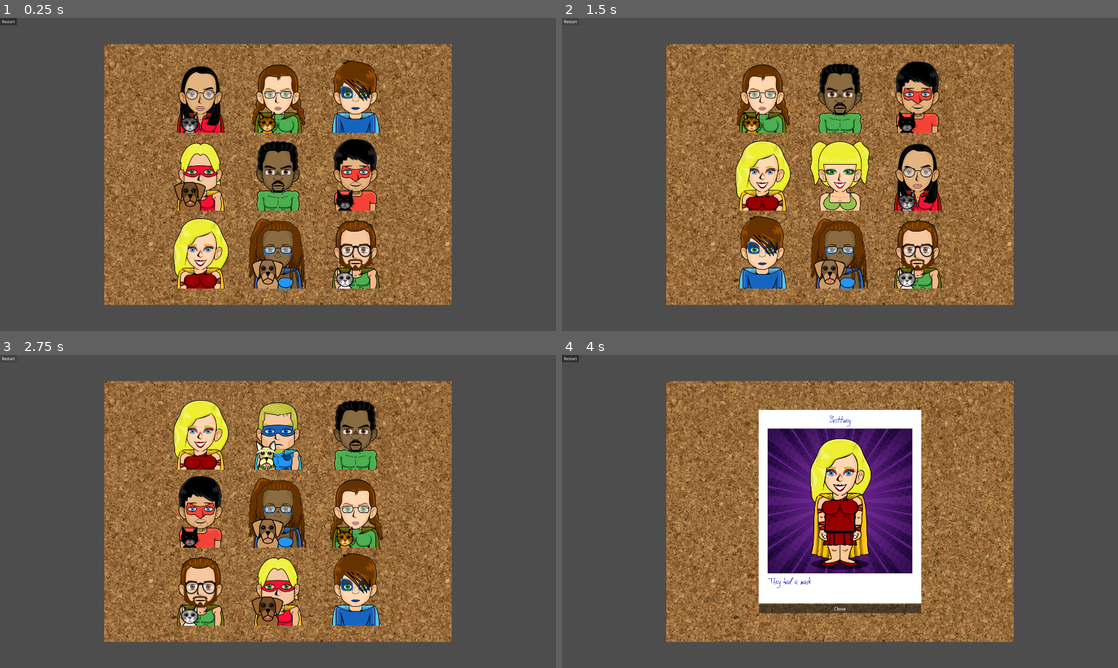
Above: before the commit, frames 1-4 (two rows, left to right).
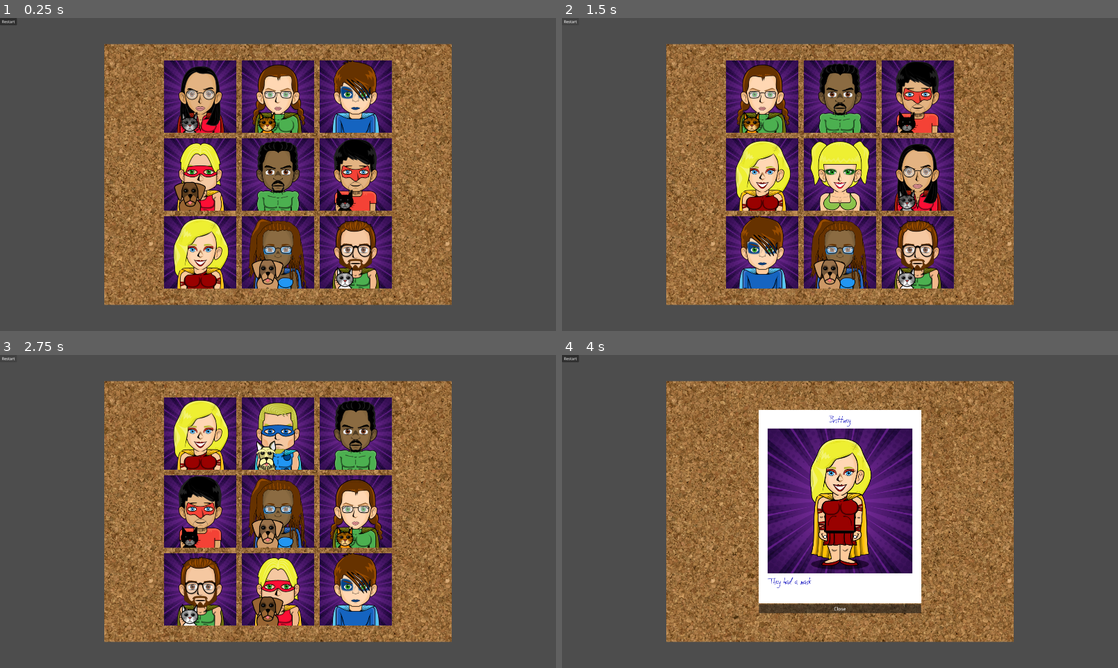
Above: after the commit, the same moments.

Repository: grapejamgames/a_hero_stole_my_wallet
Game: Godot game, scene res://main.tscn
Two runs of this game, one before a commit and one after it. Both use one fixed random seed, a clock stepped at 60 frames per second and the inputs below.
Inputs (mouse positions are in pixels of both pictures, inside the frame that each line leads up to):
- Up to frame 1 (0.25 s): no input
- Up to frame 2 (1.5 s): click "Restart" at 0.5 s; click "Restart" at 1.25 s
- Up to frame 3 (2.75 s): click "Restart" at 2 s
- Up to frame 4 (4 s): tap Enter at 2.75 s; move the mouse to (762, 433) at 2.77 s; click (762, 433) at 2.92 s; tap Space at 3.5 s; move the mouse to (728, 527) at 3.52 s; click (728, 527) at 3.67 s

The runs differ from the first frame. In frame 1, 13% of the frame differs, in the area x 29-71%, y 13-87%; in frame 2, 12%; in frame 3, 13%; in frame 4, nothing differs.

Commit message:
Updated hero headshot art and rescourdes

Diff:
--- a/a_hero_stole_my_wallet/UI/HeroDescriptions/angela_description.tres
+++ b/a_hero_stole_my_wallet/UI/HeroDescriptions/angela_description.tres
@@ -1,14 +1,14 @@
-[gd_resource type="Resource" script_class="HeroDescription" load_steps=4 format=3 uid="uid://o475gnjw7x5h"]
+[gd_resource type="Resource" script_class="HeroDescription" format=3 uid="uid://o475gnjw7x5h"]
 
-[ext_resource type="Texture2D" uid="uid://dt8mbd5n5h3im" path="res://Art/angela_thumbnail.png" id="1_nnrlf"]
-[ext_resource type="Script" uid="uid://lmu125hxdee" path="res://Scripts/hero_descriptors_resource.gd" id="1_y6bv7"]
-[ext_resource type="Texture2D" uid="uid://b8fdcjr4jwuji" path="res://Art/angela.jpg" id="2_5pwjm"]
+[ext_resource type="Texture2D" uid="uid://b3kw78mn6e3xx" path="res://UI/Art/angela_headshot.jpg" id="1_7mx0o"]
+[ext_resource type="Script" uid="uid://lmu125hxdee" path="res://UI/Scripts/hero_descriptors_resource.gd" id="1_y6bv7"]
+[ext_resource type="Texture2D" uid="uid://b8fdcjr4jwuji" path="res://UI/Art/angela.jpg" id="2_5pwjm"]
 
 [resource]
 script = ExtResource("1_y6bv7")
 name = "Angela"
 picture = ExtResource("2_5pwjm")
-headshot = ExtResource("1_nnrlf")
+headshot = ExtResource("1_7mx0o")
 eye_color = 1
 hair_color = 2
 makeup = true
--- a/a_hero_stole_my_wallet/UI/HeroDescriptions/bear_description.tres
+++ b/a_hero_stole_my_wallet/UI/HeroDescriptions/bear_description.tres
@@ -1,14 +1,14 @@
-[gd_resource type="Resource" script_class="HeroDescription" load_steps=4 format=3 uid="uid://c2mulx2tsjpuw"]
+[gd_resource type="Resource" script_class="HeroDescription" format=3 uid="uid://c2mulx2tsjpuw"]
 
-[ext_resource type="Script" uid="uid://lmu125hxdee" path="res://Scripts/hero_descriptors_resource.gd" id="1_kgnmx"]
-[ext_resource type="Texture2D" uid="uid://b7eoc4xlnq6u2" path="res://Art/bear_thumbnail.png" id="1_vgnd8"]
-[ext_resource type="Texture2D" uid="uid://4iqnewjmoue0" path="res://Art/bear.jpg" id="2_4qidg"]
+[ext_resource type="Texture2D" uid="uid://cbsifi6231b2i" path="res://UI/Art/bear_headshot.jpg" id="1_j2u6i"]
+[ext_resource type="Script" uid="uid://lmu125hxdee" path="res://UI/Scripts/hero_descriptors_resource.gd" id="1_kgnmx"]
+[ext_resource type="Texture2D" uid="uid://4iqnewjmoue0" path="res://UI/Art/bear.jpg" id="2_4qidg"]
 
 [resource]
 script = ExtResource("1_kgnmx")
 name = "Bear"
 picture = ExtResource("2_4qidg")
-headshot = ExtResource("1_vgnd8")
+headshot = ExtResource("1_j2u6i")
 eye_color = 1
 hair_color = 2
 costume_color = 1
--- a/a_hero_stole_my_wallet/UI/HeroDescriptions/brittney_description.tres
+++ b/a_hero_stole_my_wallet/UI/HeroDescriptions/brittney_description.tres
@@ -1,14 +1,14 @@
-[gd_resource type="Resource" script_class="HeroDescription" load_steps=4 format=3 uid="uid://bs31333sgff6o"]
+[gd_resource type="Resource" script_class="HeroDescription" format=3 uid="uid://bs31333sgff6o"]
 
-[ext_resource type="Script" uid="uid://lmu125hxdee" path="res://Scripts/hero_descriptors_resource.gd" id="1_0tlsx"]
-[ext_resource type="Texture2D" uid="uid://db7ccphplprtg" path="res://Art/brittney_thumbnail.png" id="1_o30o4"]
-[ext_resource type="Texture2D" uid="uid://d0co6wdgsrtl7" path="res://Art/brittney.jpg" id="2_2rkqp"]
+[ext_resource type="Script" uid="uid://lmu125hxdee" path="res://UI/Scripts/hero_descriptors_resource.gd" id="1_0tlsx"]
+[ext_resource type="Texture2D" uid="uid://be30x0t4iiio1" path="res://UI/Art/brittney_headshot.jpg" id="1_hqju4"]
+[ext_resource type="Texture2D" uid="uid://d0co6wdgsrtl7" path="res://UI/Art/brittney.jpg" id="2_2rkqp"]
 
 [resource]
 script = ExtResource("1_0tlsx")
 name = "Brittney"
 picture = ExtResource("2_2rkqp")
-headshot = ExtResource("1_o30o4")
+headshot = ExtResource("1_hqju4")
 hair_color = 1
 costume_color = 2
 makeup = true
--- a/a_hero_stole_my_wallet/UI/HeroDescriptions/chad_description.tres
+++ b/a_hero_stole_my_wallet/UI/HeroDescriptions/chad_description.tres
@@ -1,14 +1,14 @@
-[gd_resource type="Resource" script_class="HeroDescription" load_steps=4 format=3 uid="uid://blrdyq7vwxuuy"]
+[gd_resource type="Resource" script_class="HeroDescription" format=3 uid="uid://blrdyq7vwxuuy"]
 
-[ext_resource type="Script" uid="uid://lmu125hxdee" path="res://Scripts/hero_descriptors_resource.gd" id="1_0c1vw"]
-[ext_resource type="Texture2D" uid="uid://bji7akmqmjndm" path="res://Art/chad_thumbnail.png" id="1_xl7ln"]
-[ext_resource type="Texture2D" uid="uid://cykvcotb2n8hn" path="res://Art/chad.jpg" id="2_5fjje"]
+[ext_resource type="Script" uid="uid://lmu125hxdee" path="res://UI/Scripts/hero_descriptors_resource.gd" id="1_0c1vw"]
+[ext_resource type="Texture2D" uid="uid://f4aljj8ntp2a" path="res://UI/Art/chad_headshot.jpg" id="1_ju8k0"]
+[ext_resource type="Texture2D" uid="uid://cykvcotb2n8hn" path="res://UI/Art/chad.jpg" id="2_5fjje"]
 
 [resource]
 script = ExtResource("1_0c1vw")
 name = "Chad"
 picture = ExtResource("2_5fjje")
-headshot = ExtResource("1_xl7ln")
+headshot = ExtResource("1_ju8k0")
 hair_color = 1
 facial_hair = true
 mask = true
--- a/a_hero_stole_my_wallet/UI/HeroDescriptions/claire_description.tres
+++ b/a_hero_stole_my_wallet/UI/HeroDescriptions/claire_description.tres
@@ -1,14 +1,14 @@
-[gd_resource type="Resource" script_class="HeroDescription" load_steps=4 format=3 uid="uid://dud8evuwao2or"]
+[gd_resource type="Resource" script_class="HeroDescription" format=3 uid="uid://dud8evuwao2or"]
 
-[ext_resource type="Texture2D" uid="uid://c78kcpnrt6esg" path="res://Art/claire_thumbnail.png" id="1_c8dnj"]
-[ext_resource type="Script" uid="uid://lmu125hxdee" path="res://Scripts/hero_descriptors_resource.gd" id="1_fqxsm"]
-[ext_resource type="Texture2D" uid="uid://3m8eidnamjh3" path="res://Art/claire.jpg" id="2_jgvss"]
+[ext_resource type="Script" uid="uid://lmu125hxdee" path="res://UI/Scripts/hero_descriptors_resource.gd" id="1_fqxsm"]
+[ext_resource type="Texture2D" uid="uid://cj8j43l0m25ho" path="res://UI/Art/clair_headshot.jpg" id="1_ywp5q"]
+[ext_resource type="Texture2D" uid="uid://3m8eidnamjh3" path="res://UI/Art/claire.jpg" id="2_jgvss"]
 
 [resource]
 script = ExtResource("1_fqxsm")
 name = "Claire"
 picture = ExtResource("2_jgvss")
-headshot = ExtResource("1_c8dnj")
+headshot = ExtResource("1_ywp5q")
 eye_color = 2
 hair_color = 2
 costume_color = 1
--- a/a_hero_stole_my_wallet/UI/HeroDescriptions/margot_description.tres
+++ b/a_hero_stole_my_wallet/UI/HeroDescriptions/margot_description.tres
@@ -1,14 +1,14 @@
-[gd_resource type="Resource" script_class="HeroDescription" load_steps=4 format=3 uid="uid://p7s5v6sc41i8"]
+[gd_resource type="Resource" script_class="HeroDescription" format=3 uid="uid://p7s5v6sc41i8"]
 
-[ext_resource type="Texture2D" uid="uid://b8w8kebvjlnij" path="res://Art/margot_thumbnail.png" id="1_jb87m"]
-[ext_resource type="Script" uid="uid://lmu125hxdee" path="res://Scripts/hero_descriptors_resource.gd" id="2_m4afj"]
-[ext_resource type="Texture2D" uid="uid://c5y1wioaie711" path="res://Art/margot.jpg" id="2_ug0d2"]
+[ext_resource type="Texture2D" uid="uid://5b1vwnuporwn" path="res://UI/Art/margot_headshot.jpg" id="1_nl7xp"]
+[ext_resource type="Script" uid="uid://lmu125hxdee" path="res://UI/Scripts/hero_descriptors_resource.gd" id="2_m4afj"]
+[ext_resource type="Texture2D" uid="uid://c5y1wioaie711" path="res://UI/Art/margot.jpg" id="2_ug0d2"]
 
 [resource]
 script = ExtResource("2_m4afj")
 name = "Margot"
 picture = ExtResource("2_ug0d2")
-headshot = ExtResource("1_jb87m")
+headshot = ExtResource("1_nl7xp")
 mask = true
 pet = 2
 metadata/_custom_type_script = "uid://lmu125hxdee"
--- a/a_hero_stole_my_wallet/UI/HeroDescriptions/owen_description.tres
+++ b/a_hero_stole_my_wallet/UI/HeroDescriptions/owen_description.tres
@@ -1,14 +1,14 @@
-[gd_resource type="Resource" script_class="HeroDescription" load_steps=4 format=3 uid="uid://b28mh2waa3e2s"]
+[gd_resource type="Resource" script_class="HeroDescription" format=3 uid="uid://b28mh2waa3e2s"]
 
-[ext_resource type="Texture2D" uid="uid://bipa2gqggrh" path="res://Art/owen_thumbnail.png" id="1_7te01"]
-[ext_resource type="Script" uid="uid://lmu125hxdee" path="res://Scripts/hero_descriptors_resource.gd" id="1_vbgxn"]
-[ext_resource type="Texture2D" uid="uid://70obrvlcd7cf" path="res://Art/owen.jpg" id="2_mluyx"]
+[ext_resource type="Texture2D" uid="uid://b33i2bf3xpy5l" path="res://UI/Art/owen_headshot.jpg" id="1_aoxf7"]
+[ext_resource type="Script" uid="uid://lmu125hxdee" path="res://UI/Scripts/hero_descriptors_resource.gd" id="1_vbgxn"]
+[ext_resource type="Texture2D" uid="uid://70obrvlcd7cf" path="res://UI/Art/owen.jpg" id="2_mluyx"]
 
 [resource]
 script = ExtResource("1_vbgxn")
 name = "Owen"
 picture = ExtResource("2_mluyx")
-headshot = ExtResource("1_7te01")
+headshot = ExtResource("1_aoxf7")
 eye_color = 2
 hair_color = 1
 costume_color = 2
--- a/a_hero_stole_my_wallet/UI/HeroDescriptions/phillip_description.tres
+++ b/a_hero_stole_my_wallet/UI/HeroDescriptions/phillip_description.tres
@@ -1,14 +1,14 @@
-[gd_resource type="Resource" script_class="HeroDescription" load_steps=4 format=3 uid="uid://ct45urkxa8vkx"]
+[gd_resource type="Resource" script_class="HeroDescription" format=3 uid="uid://ct45urkxa8vkx"]
 
-[ext_resource type="Texture2D" uid="uid://doh23ydetkxni" path="res://Art/philip_thumbnail.png" id="1_olrdq"]
-[ext_resource type="Script" uid="uid://lmu125hxdee" path="res://Scripts/hero_descriptors_resource.gd" id="1_srkio"]
-[ext_resource type="Texture2D" uid="uid://c85jh75bn81y0" path="res://Art/philip.jpg" id="2_feepe"]
+[ext_resource type="Texture2D" uid="uid://cco7opeon2m5v" path="res://UI/Art/philip_headshot.jpg" id="1_riu7m"]
+[ext_resource type="Script" uid="uid://lmu125hxdee" path="res://UI/Scripts/hero_descriptors_resource.gd" id="1_srkio"]
+[ext_resource type="Texture2D" uid="uid://c85jh75bn81y0" path="res://UI/Art/philip.jpg" id="2_feepe"]
 
 [resource]
 script = ExtResource("1_srkio")
 name = "Philip"
 picture = ExtResource("2_feepe")
-headshot = ExtResource("1_olrdq")
+headshot = ExtResource("1_riu7m")
 costume_color = 2
 facial_hair = true
 mask = true
--- a/a_hero_stole_my_wallet/UI/HeroDescriptions/ralph_description.tres
+++ b/a_hero_stole_my_wallet/UI/HeroDescriptions/ralph_description.tres
@@ -1,14 +1,14 @@
-[gd_resource type="Resource" script_class="HeroDescription" load_steps=4 format=3 uid="uid://clhbqpu7fugrl"]
+[gd_resource type="Resource" script_class="HeroDescription" format=3 uid="uid://clhbqpu7fugrl"]
 
-[ext_resource type="Script" uid="uid://lmu125hxdee" path="res://Scripts/hero_descriptors_resource.gd" id="1_fwcg4"]
-[ext_resource type="Texture2D" uid="uid://caen5reil1yi5" path="res://Art/ralph_thumbnail.png" id="1_umbqf"]
-[ext_resource type="Texture2D" uid="uid://3naoygntrhrj" path="res://Art/ralph.jpg" id="2_xrbri"]
+[ext_resource type="Script" uid="uid://lmu125hxdee" path="res://UI/Scripts/hero_descriptors_resource.gd" id="1_fwcg4"]
+[ext_resource type="Texture2D" uid="uid://bnnuwcfeptgc2" path="res://UI/Art/ralph_headshot.jpg" id="1_xty21"]
+[ext_resource type="Texture2D" uid="uid://3naoygntrhrj" path="res://UI/Art/ralph.jpg" id="2_xrbri"]
 
 [resource]
 script = ExtResource("1_fwcg4")
 name = "Ralph"
 picture = ExtResource("2_xrbri")
-headshot = ExtResource("1_umbqf")
+headshot = ExtResource("1_xty21")
 eye_color = 1
 costume_color = 1
 facial_hair = true
--- a/a_hero_stole_my_wallet/UI/HeroDescriptions/simon_description.tres
+++ b/a_hero_stole_my_wallet/UI/HeroDescriptions/simon_description.tres
@@ -1,14 +1,14 @@
-[gd_resource type="Resource" script_class="HeroDescription" load_steps=4 format=3 uid="uid://lu61g6poi1c6"]
+[gd_resource type="Resource" script_class="HeroDescription" format=3 uid="uid://lu61g6poi1c6"]
 
-[ext_resource type="Script" uid="uid://lmu125hxdee" path="res://Scripts/hero_descriptors_resource.gd" id="1_qpdy6"]
-[ext_resource type="Texture2D" uid="uid://b1cuyvvvwto1y" path="res://Art/simon_thumbnail.png" id="1_yuaeo"]
-[ext_resource type="Texture2D" uid="uid://ic3nwkvmcpwh" path="res://Art/simon.jpg" id="2_c8n6n"]
+[ext_resource type="Texture2D" uid="uid://c7tild5cyusvp" path="res://UI/Art/simon_headshot.jpg" id="1_4pccg"]
+[ext_resource type="Script" uid="uid://lmu125hxdee" path="res://UI/Scripts/hero_descriptors_resource.gd" id="1_qpdy6"]
+[ext_resource type="Texture2D" uid="uid://ic3nwkvmcpwh" path="res://UI/Art/simon.jpg" id="2_c8n6n"]
 
 [resource]
 script = ExtResource("1_qpdy6")
 name = "Simon"
 picture = ExtResource("2_c8n6n")
-headshot = ExtResource("1_yuaeo")
+headshot = ExtResource("1_4pccg")
 eye_color = 2
 hair_color = 2
 makeup = true
--- a/a_hero_stole_my_wallet/UI/HeroDescriptions/sophia_description.tres
+++ b/a_hero_stole_my_wallet/UI/HeroDescriptions/sophia_description.tres
@@ -1,14 +1,14 @@
-[gd_resource type="Resource" script_class="HeroDescription" load_steps=4 format=3 uid="uid://do0usik5lxpmn"]
+[gd_resource type="Resource" script_class="HeroDescription" format=3 uid="uid://do0usik5lxpmn"]
 
-[ext_resource type="Texture2D" uid="uid://ti16x5yn3djy" path="res://Art/sophia_thumbnail.png" id="1_7oojk"]
-[ext_resource type="Script" uid="uid://lmu125hxdee" path="res://Scripts/hero_descriptors_resource.gd" id="1_x4352"]
-[ext_resource type="Texture2D" uid="uid://cs7ry8vfhkrkf" path="res://Art/sophia.jpg" id="2_86t2l"]
+[ext_resource type="Texture2D" uid="uid://df8fxmtem852g" path="res://UI/Art/sophia_headshot.jpg" id="1_u1qc8"]
+[ext_resource type="Script" uid="uid://lmu125hxdee" path="res://UI/Scripts/hero_descriptors_resource.gd" id="1_x4352"]
+[ext_resource type="Texture2D" uid="uid://cs7ry8vfhkrkf" path="res://UI/Art/sophia.jpg" id="2_86t2l"]
 
 [resource]
 script = ExtResource("1_x4352")
 name = "Sophia"
 picture = ExtResource("2_86t2l")
-headshot = ExtResource("1_7oojk")
+headshot = ExtResource("1_u1qc8")
 eye_color = 1
 costume_color = 2
 glasses = true
--- a/a_hero_stole_my_wallet/UI/HeroDescriptions/tiffany_description.tres
+++ b/a_hero_stole_my_wallet/UI/HeroDescriptions/tiffany_description.tres
@@ -1,14 +1,14 @@
-[gd_resource type="Resource" script_class="HeroDescription" load_steps=4 format=3 uid="uid://cl5y6q110wdfb"]
+[gd_resource type="Resource" script_class="HeroDescription" format=3 uid="uid://cl5y6q110wdfb"]
 
-[ext_resource type="Texture2D" uid="uid://difvmji3q4vf" path="res://Art/tiffany_thumbnail.png" id="1_1isuk"]
-[ext_resource type="Script" uid="uid://lmu125hxdee" path="res://Scripts/hero_descriptors_resource.gd" id="1_uf5b0"]
-[ext_resource type="Texture2D" uid="uid://7243nrm7bl7p" path="res://Art/tiffany.jpg" id="2_8n6b0"]
+[ext_resource type="Texture2D" uid="uid://bcn0l2gq8u5uc" path="res://UI/Art/tiffany_headshot.jpg" id="1_p3b5f"]
+[ext_resource type="Script" uid="uid://lmu125hxdee" path="res://UI/Scripts/hero_descriptors_resource.gd" id="1_uf5b0"]
+[ext_resource type="Texture2D" uid="uid://7243nrm7bl7p" path="res://UI/Art/tiffany.jpg" id="2_8n6b0"]
 
 [resource]
 script = ExtResource("1_uf5b0")
 name = "Tiffany"
 picture = ExtResource("2_8n6b0")
-headshot = ExtResource("1_1isuk")
+headshot = ExtResource("1_p3b5f")
 eye_color = 2
 hair_color = 1
 costume_color = 1
Binary file added: a_hero_stole_my_wallet/UI/Art/angela_headshot.jpg
Not shown, changed: a_hero_stole_my_wallet/UI/Art/angela_headshot.jpg.import
Binary file removed: a_hero_stole_my_wallet/UI/Art/angela_thumbnail.png
Binary file added: a_hero_stole_my_wallet/UI/Art/bear_headshot.jpg
Not shown, changed: a_hero_stole_my_wallet/UI/Art/bear_headshot.jpg.import
Binary file removed: a_hero_stole_my_wallet/UI/Art/bear_thumbnail.png
Binary file added: a_hero_stole_my_wallet/UI/Art/brittney_headshot.jpg
Not shown, changed: a_hero_stole_my_wallet/UI/Art/brittney_headshot.jpg.import
Binary file removed: a_hero_stole_my_wallet/UI/Art/brittney_thumbnail.png
Binary file added: a_hero_stole_my_wallet/UI/Art/chad_headshot.jpg
Not shown, changed: a_hero_stole_my_wallet/UI/Art/chad_headshot.jpg.import
Binary file removed: a_hero_stole_my_wallet/UI/Art/chad_thumbnail.png
(and 26 more such lines)
